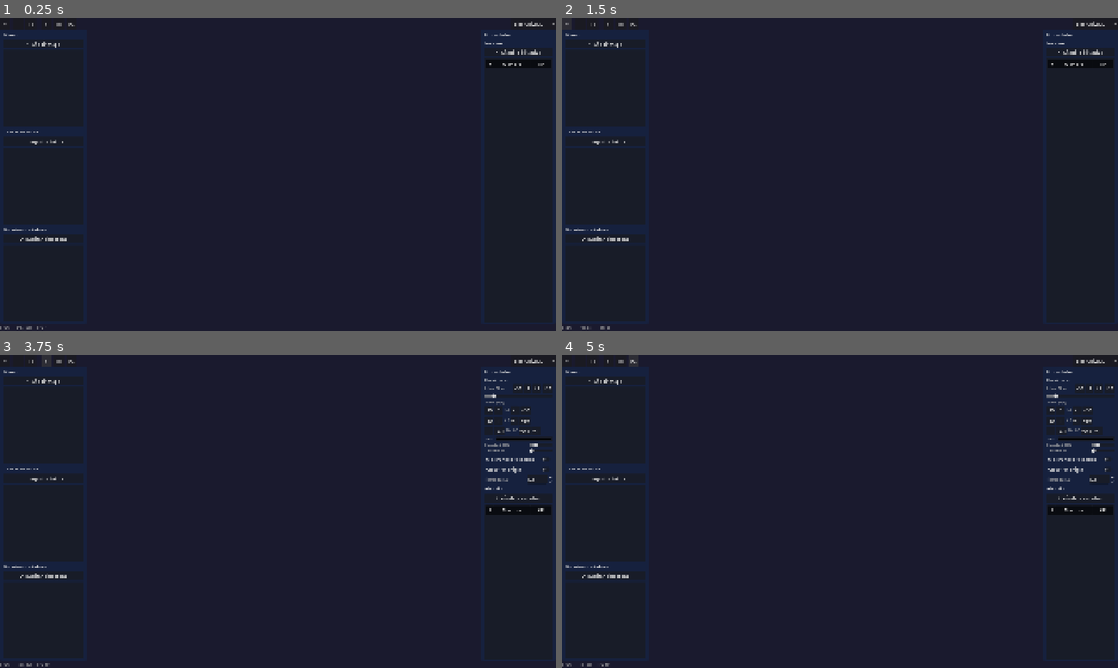
Above: before the commit, frames 1-4 (two rows, left to right).
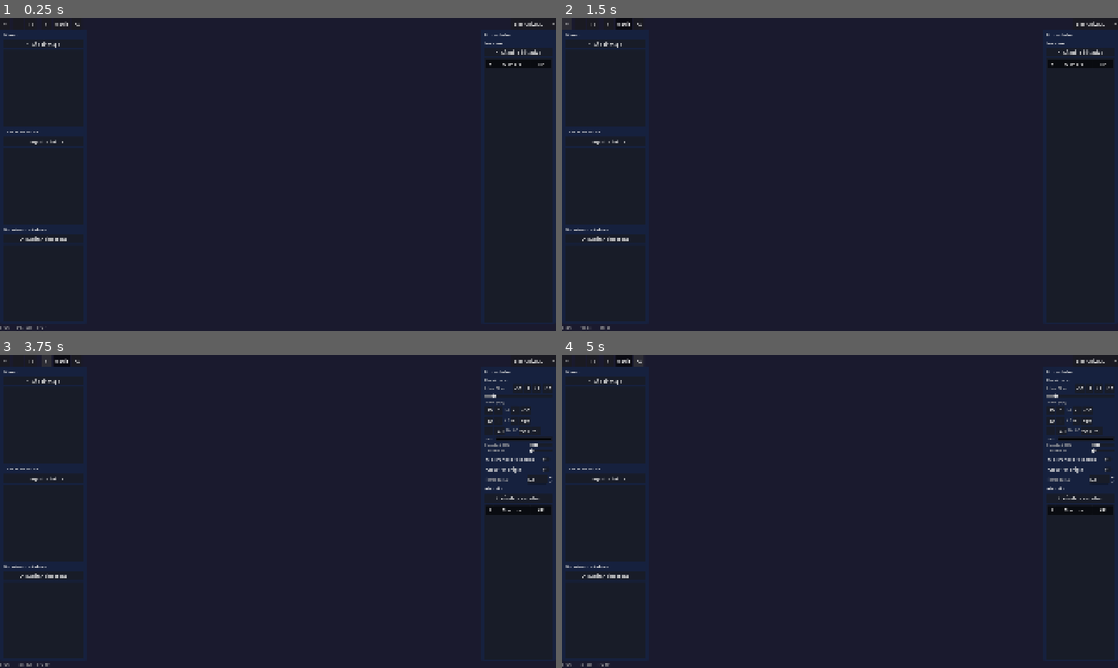
Above: after the commit, the same moments.

Repository: DEVizzent/BattleMapToolkit
Game: Godot game, scene res://scenes/ui/dm_window.tscn
Two runs of this game, one before a commit and one after it. Both use one fixed random seed, a clock stepped at 60 frames per second and the inputs below. This scene is started directly instead of the project's main scene.
Inputs:
- Up to frame 1 (0.25 s): no input
- Up to frame 2 (1.5 s): click "M" (after the commit: "Medir") at 0.5 s; click "+" at 1.25 s
- Up to frame 3 (3.75 s): click "-" at 2 s; click "[ ]" at 2.75 s; click "#" at 3.5 s
- Up to frame 4 (5 s): click "FX" at 4.25 s

The runs differ from the first frame. In frame 1, less than 0.1% of the frame differs, in the area x 9-15%, y 1-3%; in frame 2, less than 0.1%; in frame 3, less than 0.1%; in frame 4, less than 0.1%, in the area x 9-15%, y 0-4%.

Commit message:
feat(fase12): herramienta de medicion con waypoints (12.1-12.6)
- Boton 'Medir' toggle en toolbar (toggle_mode)
- Click en viewport anade waypoints (snap a grid, Shift=libre)
- Escape cancela la medicion
- Linea discontinua preview desde ultimo waypoint al cursor
- Etiquetas de distancia por segmento y acumulada (ft/m)
- Circulos en cada waypoint, lineas solidas entre ellos
- _measure_distance_label usa GameState para unidades

5 tests: toggle, waypoints, escape, multiples, deactivate clears

Diff:
--- a/scenes/ui/dm_window.tscn
+++ b/scenes/ui/dm_window.tscn
@@ -92,7 +92,8 @@
 [node name="MeasureBtn" type="Button" parent="MainVBox/Toolbar"]
 unique_name_in_owner = true
 layout_mode = 2
-text = "M"
+toggle_mode = true
+text = "Medir"
 custom_minimum_size = Vector2(36, 36)
 
 [node name="EffectsBtn" type="Button" parent="MainVBox/Toolbar"]
--- a/scripts/token/token_layer.gd
+++ b/scripts/token/token_layer.gd
@@ -18,6 +18,11 @@
 
 var _marquee_visible: bool = false
 var _marquee_rect: Rect2 = Rect2()
+
+var _measure_visible: bool = false
+var _measure_points: Array = []
+var _measure_preview: Vector2 = Vector2.ZERO
+var _measure_has_preview: bool = false
 
 
 func show_drag_ghost(start: Vector2, end: Vector2, distance_text: String, speed_limit_px: float = -1.0) -> void:
@@ -73,11 +78,28 @@
 	queue_redraw()
 
 
+func show_measurement(points: Array, preview: Vector2 = Vector2.ZERO) -> void:
+	_measure_visible = true
+	_measure_points = points.duplicate()
+	_measure_preview = preview
+	_measure_has_preview = preview != Vector2.ZERO
+	queue_redraw()
+
+
+func hide_measurement() -> void:
+	_measure_visible = false
+	_measure_has_preview = false
+	_measure_points.clear()
+	queue_redraw()
+
+
 func _draw() -> void:
 	if _trace_visible:
 		_draw_dashed_line(_trace_from, _trace_to, Color(1, 1, 1, 0.4), 1.5)
 	if _marquee_visible:
 		draw_rect(_marquee_rect, Color(0.3, 0.7, 1.0, 0.3), false, 1.5)
+	if _measure_visible:
+		_draw_measurement()
 	if _hover_text != "":
 		_draw_dashed_line(_hover_start, _hover_end, Color(1, 1, 1, 0.3), 1.0)
 		var mid: Vector2 = (_hover_start + _hover_end) / 2.0
@@ -100,6 +122,42 @@
 			draw_string(ThemeDB.fallback_font, mid + Vector2(0, -12), _distance_text, HORIZONTAL_ALIGNMENT_CENTER, -1, 14)
 
 
+func _draw_measurement() -> void:
+	var color: Color = Color(0.0, 0.8, 1.0, 0.8)
+	var circle_r: float = 4.0
+	var total_dist: float = 0.0
+	for i in _measure_points.size():
+		var pt: Vector2 = _measure_points[i]
+		draw_circle(pt, circle_r, color)
+		if i > 0:
+			var prev: Vector2 = _measure_points[i - 1]
+			draw_line(prev, pt, color, 1.5)
+			var seg_dist: float = prev.distance_to(pt)
+			total_dist += seg_dist
+			var mid: Vector2 = (prev + pt) / 2.0
+			var label: String = _measure_distance_label(seg_dist, total_dist)
+			draw_string(ThemeDB.fallback_font, mid + Vector2(10, -10), label, HORIZONTAL_ALIGNMENT_LEFT, -1, 13, color)
+	if _measure_has_preview and _measure_points.size() > 0:
+		var last: Vector2 = _measure_points[-1]
+		_draw_dashed_line(last, _measure_preview, Color(0.0, 0.8, 1.0, 0.4), 1.0)
+		var preview_dist: float = last.distance_to(_measure_preview)
+		var label: String = _measure_distance_label(preview_dist, total_dist + preview_dist)
+		var mid: Vector2 = (last + _measure_preview) / 2.0
+		draw_string(ThemeDB.fallback_font, mid + Vector2(10, -10), label, HORIZONTAL_ALIGNMENT_LEFT, -1, 13, Color(0.0, 0.8, 1.0, 0.4))
+
+
+func _measure_distance_label(seg: float, total: float) -> String:
+	var cell_px: float = 70.0
+	var grid := GameState.get_current_grid()
+	if grid and grid.size_px > 0:
+		cell_px = grid.size_px
+	var cells: float = seg / cell_px
+	var total_cells: float = total / cell_px
+	if GameState.current_units == GameState.Units.METERS:
+		return "%.1fm | %.1fm" % [cells * GameState.meters_per_cell, total_cells * GameState.meters_per_cell]
+	return "%.0fft | %.0fft" % [cells * GameState.feet_per_cell, total_cells * GameState.feet_per_cell]
+
+
 func _draw_dashed_line(from: Vector2, to: Vector2, color: Color, width: float) -> void:
 	var dash_len := 6.0
 	var gap_len := 4.0
--- a/scripts/ui/dm_window.gd
+++ b/scripts/ui/dm_window.gd
@@ -109,6 +109,8 @@
 var _marquee_start: Vector2 = Vector2.ZERO
 var _marquee_end: Vector2 = Vector2.ZERO
 var _library_drag_pending: String = ""
+var _measuring: bool = false
+var _measure_points: Array = []
 
 const PlayerWindowScene := preload("res://scenes/player/player_window.tscn")
 
@@ -203,7 +205,9 @@
 				else:
 					_panning = false
 			elif event.button_index == MOUSE_BUTTON_LEFT and event.pressed:
-				if grid_drag_btn.button_pressed:
+				if _measuring:
+					_add_measure_waypoint()
+				elif grid_drag_btn.button_pressed:
 					var gd := GameState.get_current_grid()
 					_dragging_grid_origin = true
 					_grid_drag_start_mouse = Vector2(event.global_position)
@@ -214,7 +218,9 @@
 			elif event.button_index == MOUSE_BUTTON_RIGHT and event.pressed:
 				_try_token_context_menu()
 		if event is InputEventMouseMotion:
-			if _panning:
+			if _measuring:
+				_update_measurement_preview()
+			elif _panning:
 				var cur_pos: Vector2 = _get_viewport_mouse_pos() * viewport_scale
 				var delta: Vector2 = cur_pos - _pan_start
 				map_root.position = _pan_root_start + delta
@@ -235,6 +241,9 @@
 			elif _selected_token and not _dragging_token and Input.is_key_pressed(KEY_CTRL):
 				_update_distance_preview()
 	if event is InputEventKey and event.pressed:
+		if event.keycode == KEY_ESCAPE and _measuring:
+			_cancel_measurement()
+			return
 		if event.is_action_pressed("save_session"):
 			_save_session()
 		elif event.is_action_pressed("open_session"):
@@ -465,7 +474,36 @@
 
 
 func _on_measure_pressed() -> void:
-	EventBus.measurement_started.emit()
+	_measuring = not _measuring
+	measure_btn.button_pressed = _measuring
+	if _measuring:
+		_measure_points.clear()
+		token_layer.show_measurement(_measure_points)
+		EventBus.measurement_started.emit()
+	else:
+		token_layer.hide_measurement()
+		_measure_points.clear()
+		EventBus.measurement_ended.emit()
+
+
+func _add_measure_waypoint() -> void:
+	var pos := _get_token_layer_mouse_pos()
+	if not Input.is_key_pressed(KEY_SHIFT):
+		pos = _compute_snap_position(pos, 0.0)
+	_measure_points.append(pos)
+	token_layer.show_measurement(_measure_points)
+
+
+func _cancel_measurement() -> void:
+	_measure_points.clear()
+	token_layer.show_measurement(_measure_points)
+
+
+func _update_measurement_preview() -> void:
+	var pos := _get_token_layer_mouse_pos()
+	if not Input.is_key_pressed(KEY_SHIFT):
+		pos = _compute_snap_position(pos, 0.0)
+	token_layer.show_measurement(_measure_points, pos)
 
 
 func _on_effects_pressed() -> void:
--- a/test/test_token/test_token_interaction.gd
+++ b/test/test_token/test_token_interaction.gd
@@ -762,3 +762,44 @@
 	_dm._rearrange_stacked_tokens()
 	assert_ne(a.position.round(), b.position.round(), "stacked tokens should have different positions")
 	gd.origin = Vector2.ZERO
+
+
+func test_measure_toggle_activates() -> void:
+	assert_false(_dm._measuring)
+	_dm._on_measure_pressed()
+	assert_true(_dm._measuring)
+	assert_true(_dm.measure_btn.button_pressed)
+	_dm._on_measure_pressed()
+	assert_false(_dm._measuring)
+	assert_false(_dm.measure_btn.button_pressed)
+
+
+func test_measure_add_waypoint() -> void:
+	_dm._on_measure_pressed()
+	_dm._add_measure_waypoint()
+	assert_eq(_dm._measure_points.size(), 1, "should have one waypoint")
+
+
+func test_measure_escape_cancels() -> void:
+	_dm._on_measure_pressed()
+	_dm._add_measure_waypoint()
+	_dm._add_measure_waypoint()
+	assert_eq(_dm._measure_points.size(), 2)
+	_dm._cancel_measurement()
+	assert_eq(_dm._measure_points.size(), 0, "escape should clear all waypoints")
+
+
+func test_measure_multiple_waypoints() -> void:
+	_dm._on_measure_pressed()
+	_dm._add_measure_waypoint()
+	_dm._add_measure_waypoint()
+	_dm._add_measure_waypoint()
+	assert_eq(_dm._measure_points.size(), 3, "should have three waypoints")
+
+
+func test_measure_deactivate_clears() -> void:
+	_dm._on_measure_pressed()
+	_dm._add_measure_waypoint()
+	_dm._on_measure_pressed()
+	assert_eq(_dm._measure_points.size(), 0, "deactivating should clear waypoints")
+	assert_false(_dm._measuring)
